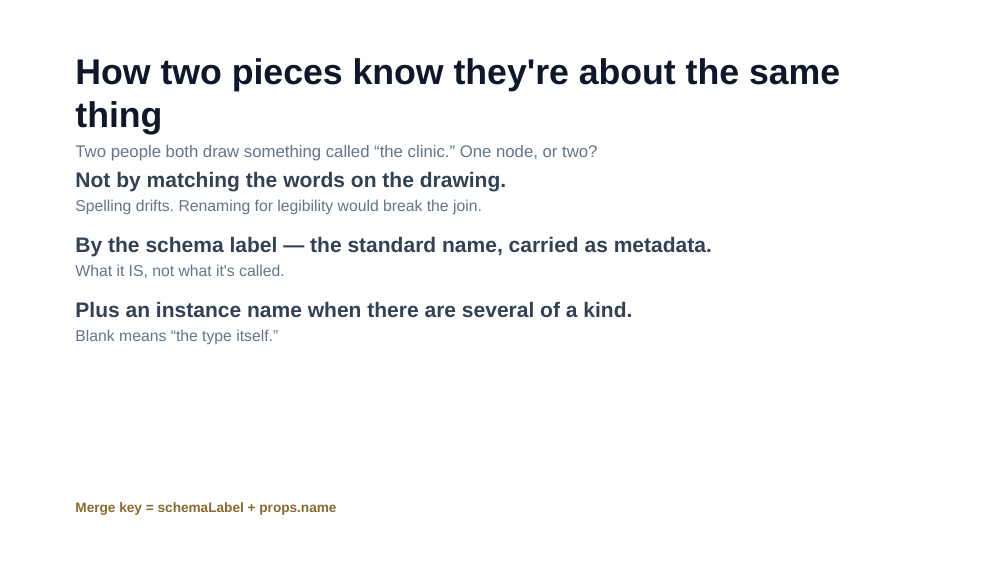
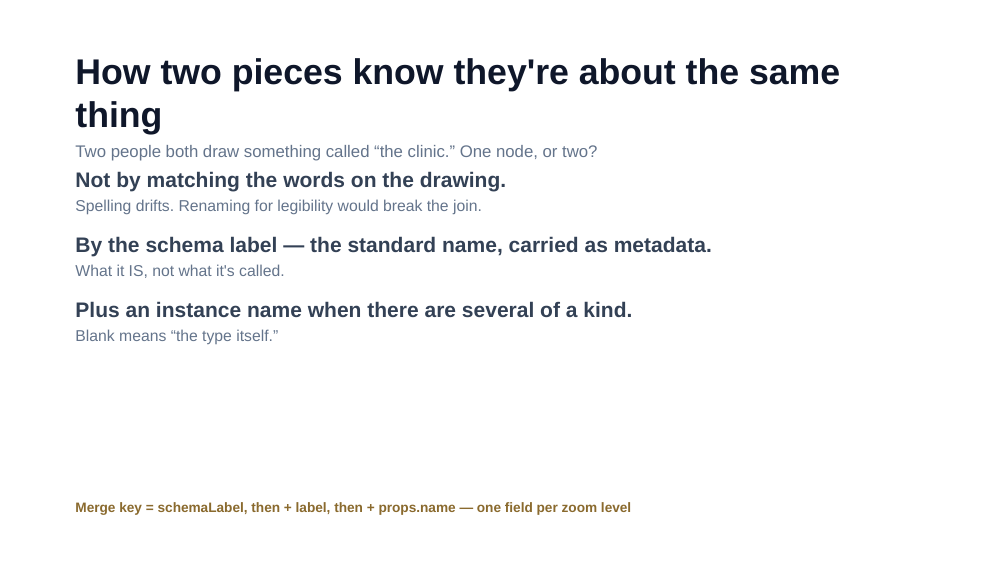
Before and after one commit to marpie1/rcn, a slide deck: slide 4 of tools/rcn-graph-composer-intro.pptx. Drawn at 1008x567 pixels with LibreOffice and Linux fonts; fonts in the diff are those of the drawing. Boxes give left, top, right and bottom in pixels: in the first picture for what was removed or moved away, otherwise in the second. Text is boxed around its words. In the diff, an @@ line names an element or a change of style, - is before the commit and + after.

```diff
--- a/tools/rcn-graph-composer-intro.pptx
+++ b/tools/rcn-graph-composer-intro.pptx
@@ text at [75,502,631,515]: text changed @@
-Merge key = schemaLabel + props.name
+Merge key = schemaLabel, then + label, then + props.name — one field per zoom level
```
Also in this commit, not shown: 2 other slides changed, 2 slides added, 3 other files.
